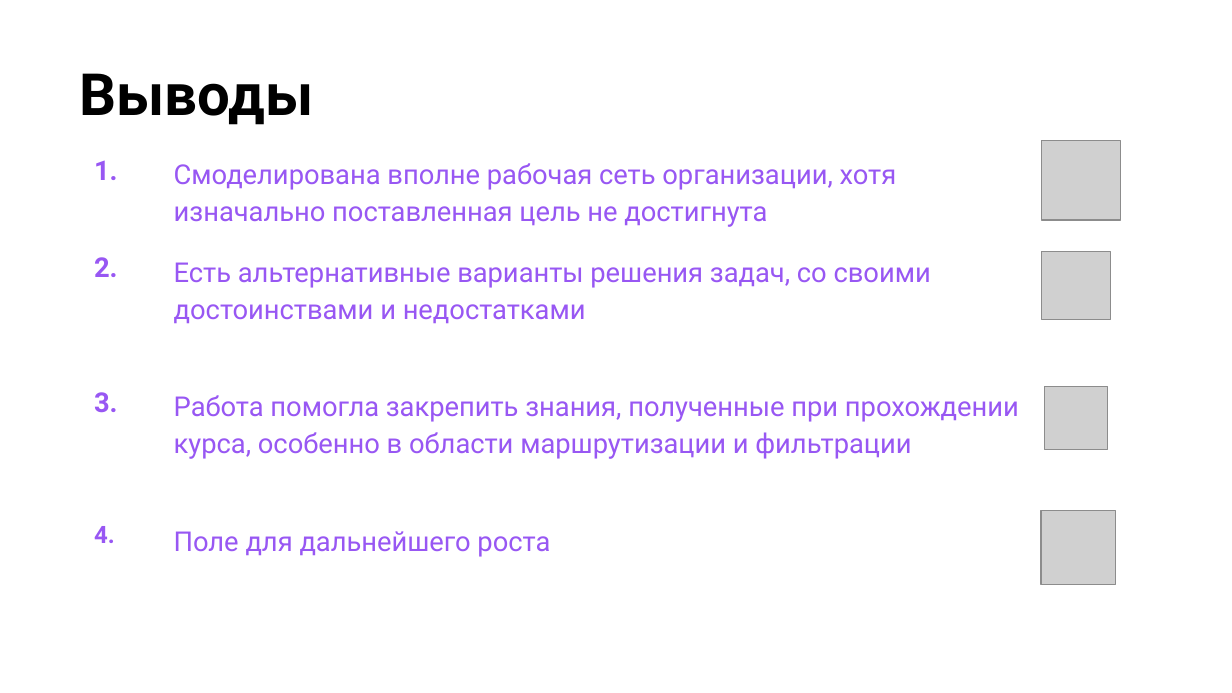
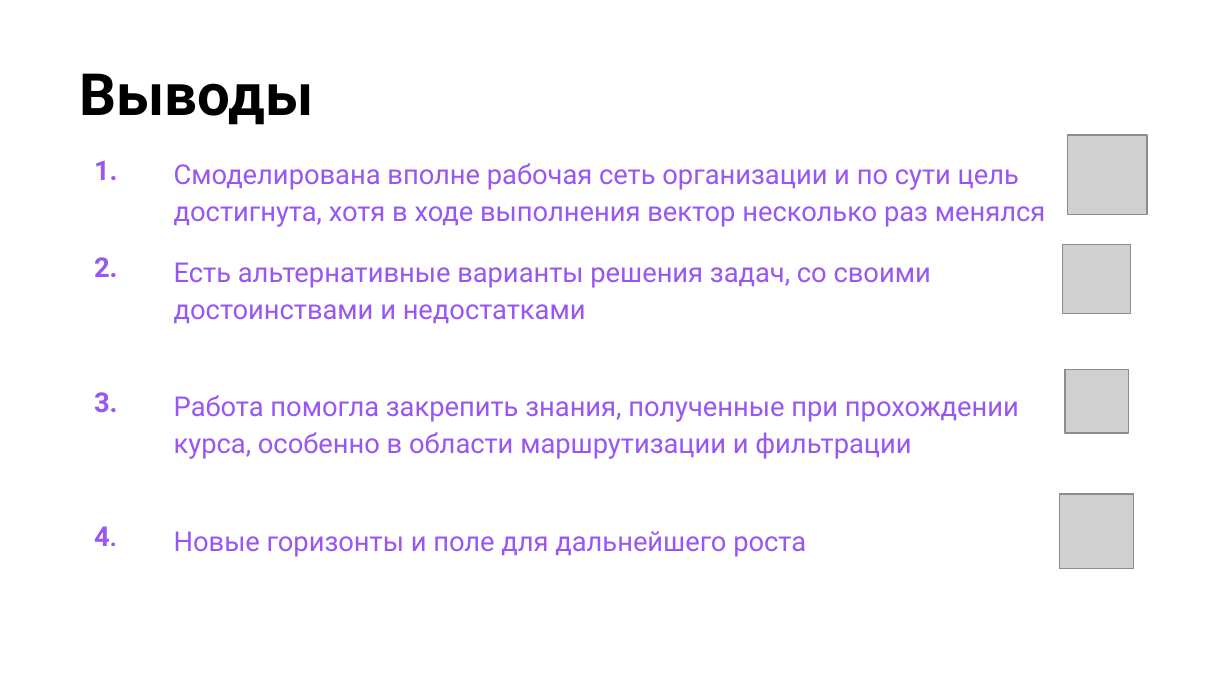
Before and after one commit to FrozenViking13/OTUS_NE, a slide deck: slide 16 of OTUS_NE_PROF/Project/Презентация Вельдин А NetEngProf.pptx. Drawn at 1232x693 pixels with LibreOffice and Linux fonts; fonts in the diff are those of the drawing; grey boxes stand for pictures; background and template pictures are left out. Boxes give left, top, right and bottom in pixels: in the first picture for what was removed or moved away, otherwise in the second. Text is boxed around its words. In the diff, an @@ line names an element or a change of style, - is before the commit and + after.

```diff
--- a/OTUS_NE_PROF/Project/Презентация Вельдин А NetEngProf.pptx
+++ b/OTUS_NE_PROF/Project/Презентация Вельдин А NetEngProf.pptx
@@ table at [68, 143, 1068, 598] @@
-row 1, column 2: Смоделирована вполне рабочая сеть организации, хотя изначально поставленная цель не достигнута
+row 1, column 2: Смоделирована вполне рабочая сеть организации и по сути цель достигнута, хотя в ходе выполнения вектор несколько раз менялся
-row 4, column 2: Поле для дальнейшего роста
+row 4, column 2: Новые горизонты и поле для дальнейшего роста
@@ size 14 to 16 pt in "4." @@
@@ picture: place and size @@
-picture at [1041, 140, 1120, 219]
+picture at [1068, 136, 1147, 214]
@@ picture: place and size @@
-picture at [1042, 251, 1111, 320]
+picture at [1062, 245, 1131, 314]
@@ picture: place and size @@
-picture at [1045, 387, 1108, 450]
+picture at [1064, 370, 1127, 432]
@@ picture: place and size @@
-picture at [1041, 510, 1115, 584]
+picture at [1060, 494, 1133, 568]
```
Also in this commit, not shown: 1 other slide changed.
